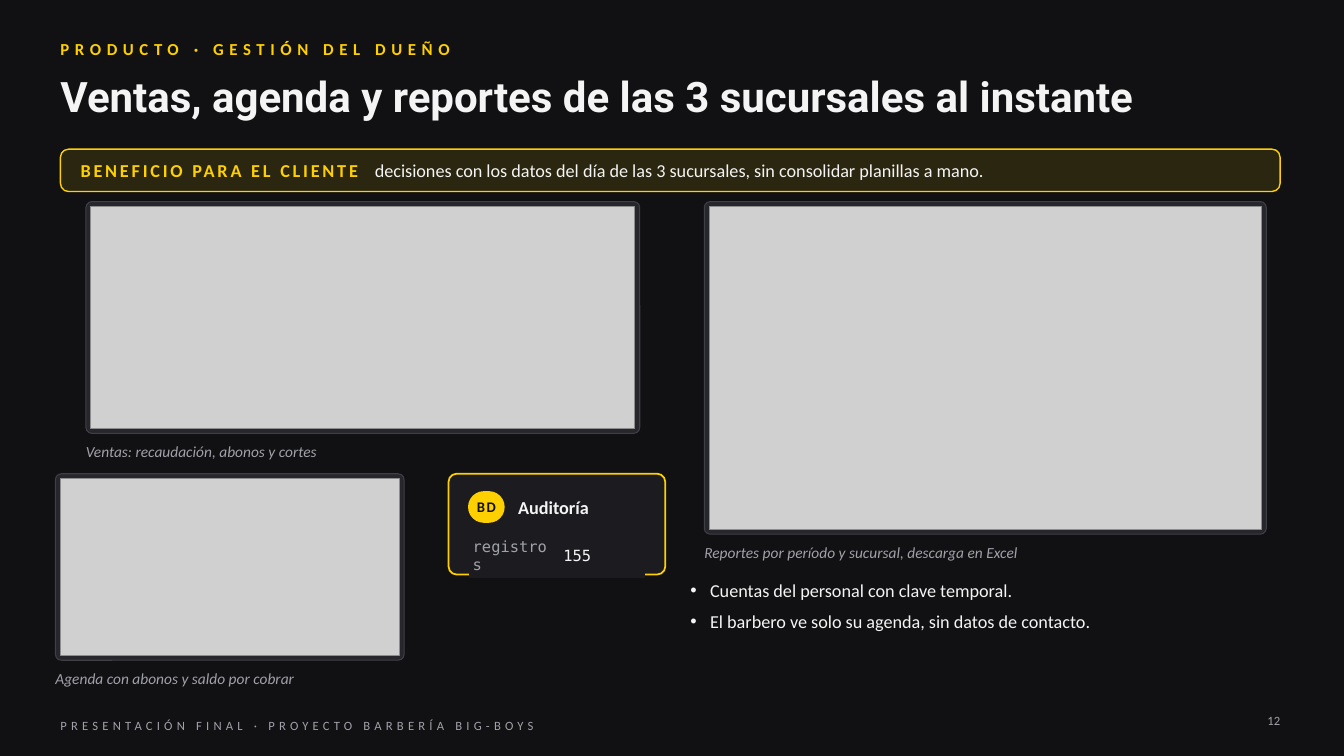
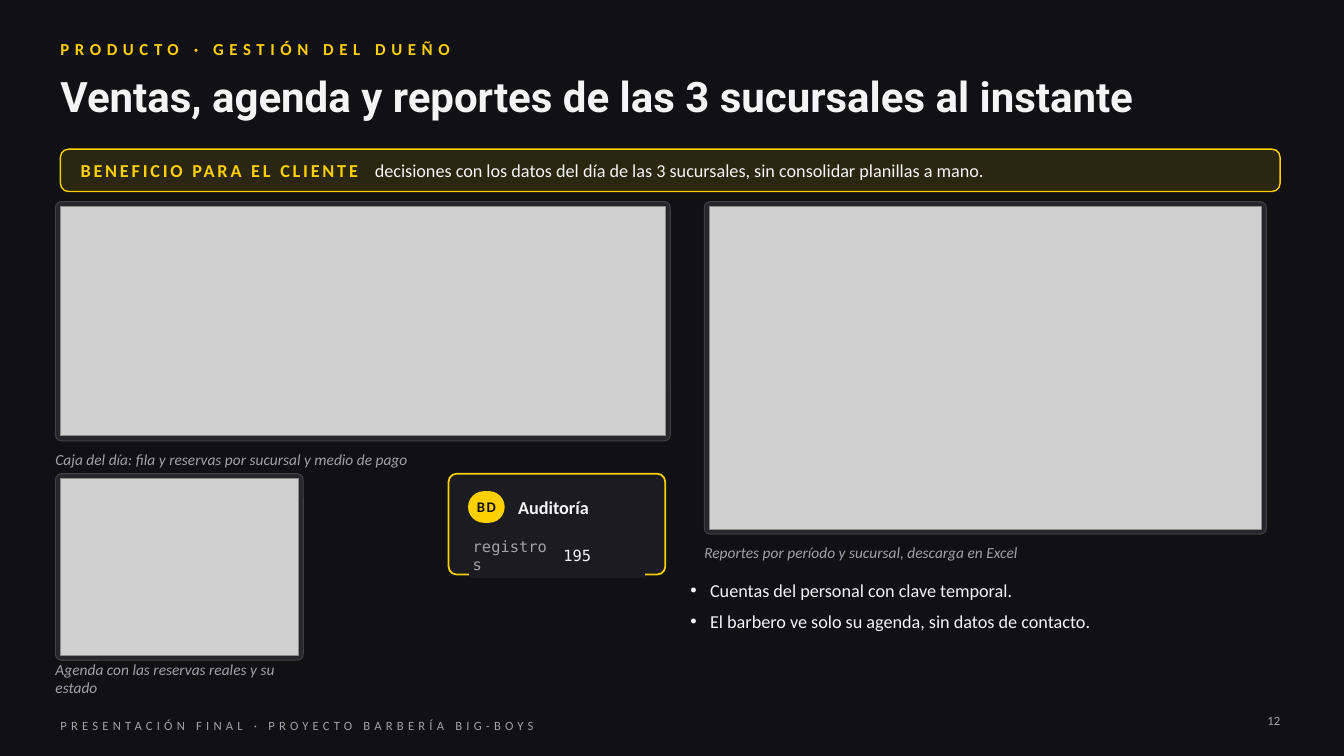
Before and after one commit to Yerko-Rosales/Proyecto_Barberia, a slide deck: slide 12 of Fase 3/Evidencias Grupales/Presentación Final del proyecto (Español).pptx. Drawn at 1344x756 pixels with LibreOffice and Linux fonts; fonts in the diff are those of the drawing; grey boxes stand for pictures. Boxes give left, top, right and bottom in pixels: in the first picture for what was removed or moved away, otherwise in the second. Text is boxed around its words. In the diff, an @@ line names an element or a change of style, - is before the commit and + after.

```diff
--- a/Fase 3/Evidencias Grupales/Presentación Final del proyecto (Español).pptx
+++ b/Fase 3/Evidencias Grupales/Presentación Final del proyecto (Español).pptx
@@ rounded rectangle resized from (x1=86, y1=202, x2=639, y2=434) to (x1=55, y1=202, x2=670, y2=441) @@
@@ rounded rectangle at (x1=55, y1=202, x2=670, y2=441): proportions changed @@
@@ picture resized from (x1=91, y1=207, x2=634, y2=429) to (x1=60, y1=207, x2=665, y2=436) @@
@@ rounded rectangle resized from (x1=55, y1=474, x2=404, y2=660) to (x1=55, y1=474, x2=303, y2=660) @@
@@ text at (x1=55, y1=454, x2=408, y2=468): text changed @@
-Ventas: recaudación, abonos y cortes
+Caja del día: fila y reservas por sucursal y medio de pago
@@ picture resized from (x1=60, y1=479, x2=399, y2=655) to (x1=60, y1=479, x2=298, y2=655) @@
@@ table at (x1=469, y1=534, x2=645, y2=635) @@
-row 1, column 2: 155
+row 1, column 2: 195
@@ text at (x1=55, y1=664, x2=275, y2=693): text changed @@
-Agenda con abonos y saldo por cobrar
+Agenda con las reservas reales y su estado
```
Also in this commit, not shown: 7 other slides changed, 31 other files.
